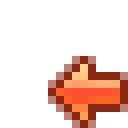
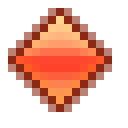
Before/after of a 128 x 128 layered artwork. What changed in the layer stack:
added layer "Rhomb 0" above "Слой 27" over <box>16,16,104,104</box>
hid "Слой 22" over <box>56,64,120,120</box>
